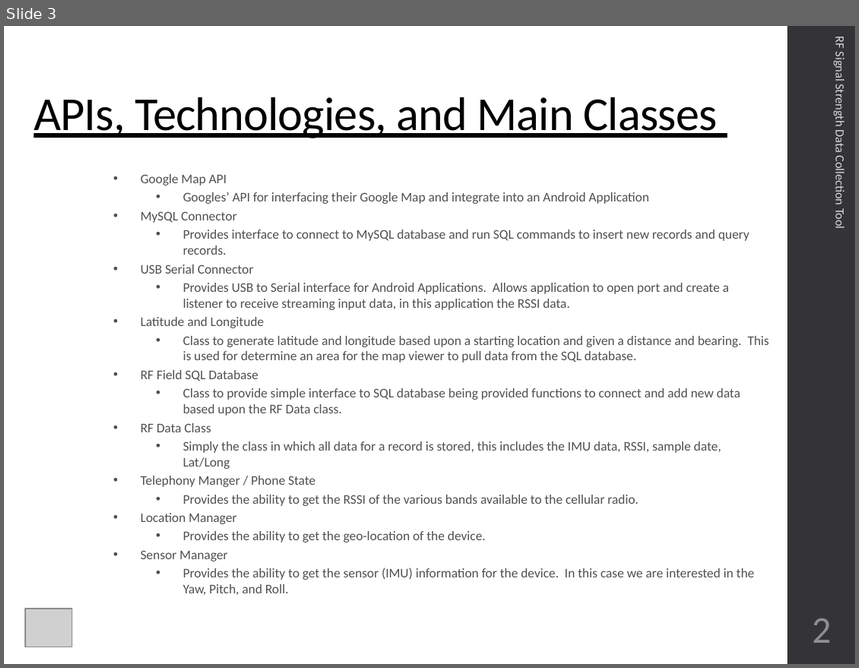
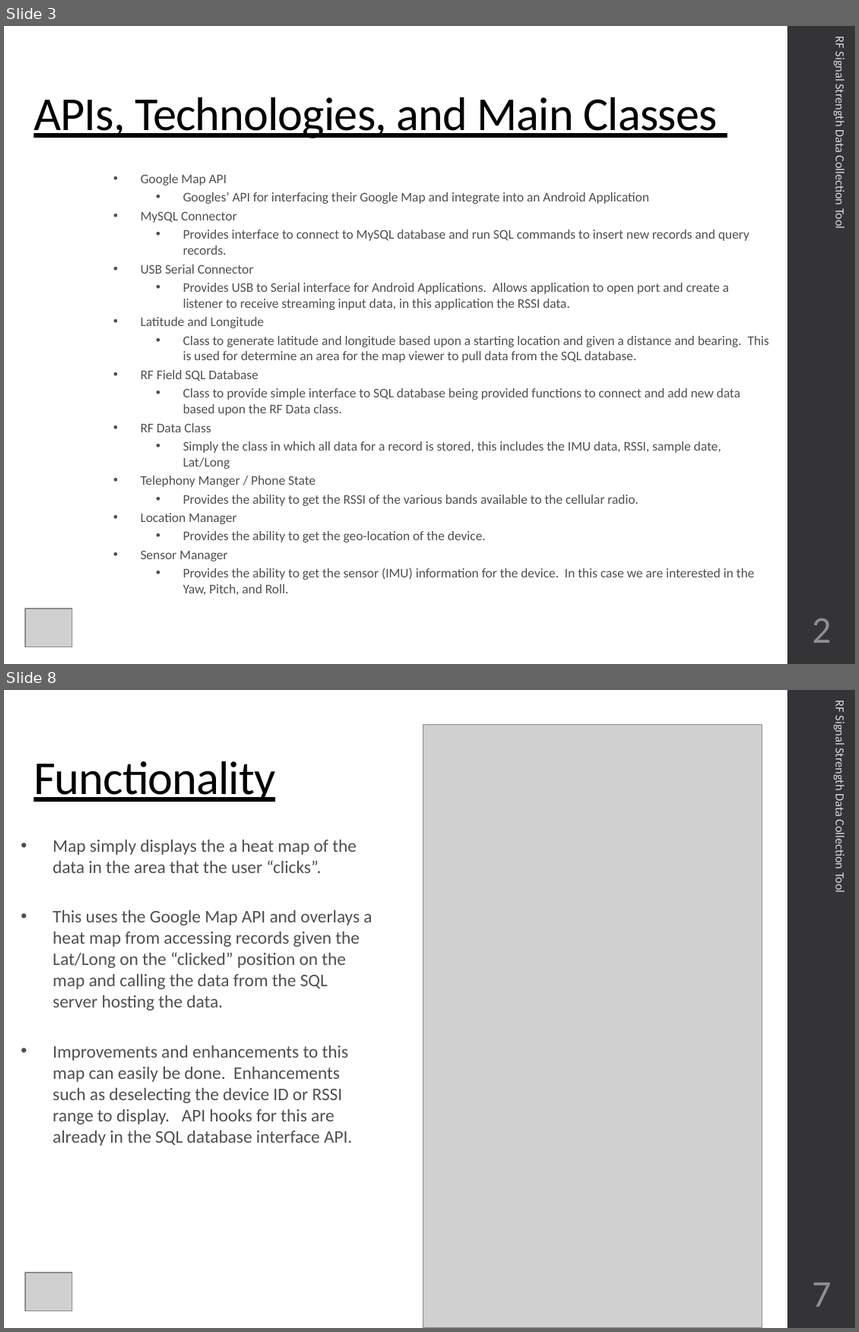
Before and after one commit to CourseReps/ECEN489-Spring2016, a slide deck: Students/johnlusher/Project_3/ECEN689_Project_3_John_Lusher.pptx. Shown one above the other, each under a label of ours: slide 3 before the commit, slides 3 and 8 after it; the slides between them are not shown. The pictures are 859x668 and 859x1332 pixels, drawn with LibreOffice and Linux fonts; fonts in the diff are those of the drawing; grey boxes stand for pictures. Boxes give left, top, right and bottom in pixels: in the first picture for what was removed or moved away, otherwise in the second. Text is boxed around its words. In the diff, an @@ line names an element or a change of style, - is before the commit and + after.

```diff
--- a/Students/johnlusher/Project_3/ECEN689_Project_3_John_Lusher.pptx
+++ b/Students/johnlusher/Project_3/ECEN689_Project_3_John_Lusher.pptx
@@ slide 8 added at (4,690,855,1328), background #FFFFFF; not listed: 1 template element that a slide beside it also shows @@
@@ text added at (832,701,848,892), 10.5 pt, text #D9D9DB @@
+RF Signal Strength Data Collection Tool
@@ picture added at (423,725,762,1328) @@
@@ title added at (34,761,275,802), 40 pt, text #000000, underline @@
+Functionality
@@ text added at (53,840,372,1146), 15 pt, text #4F4F4F @@
+• Map simply displays the a heat map of the data in the area that the user “clicks”.
+• This uses the Google Map API and overlays a heat map from accessing records given the Lat/Long on the “clicked” position on the map and calling the data from the SQL server hosting the data.
+• Improvements and enhancements to this map can easily be done. Enhancements such as deselecting the device ID or RSSI range to display. API hooks for this are already in the SQL database interface API.
@@ picture added at (25,1273,72,1312) @@
@@ page number added at (812,1283,831,1307), 32 pt, text #8E8E94 @@
+7
```
Also in this commit, not shown: 4 slides changed, 5 other slides added, 1 slide removed, 6 other files.
